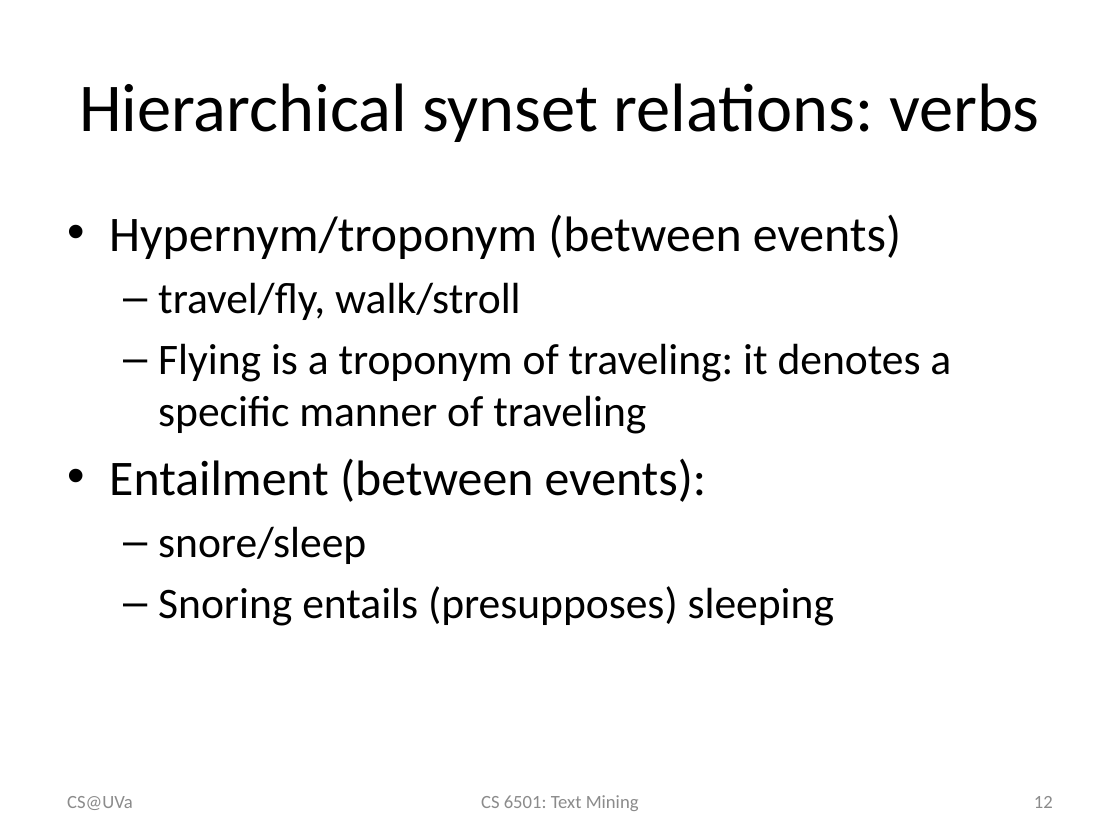
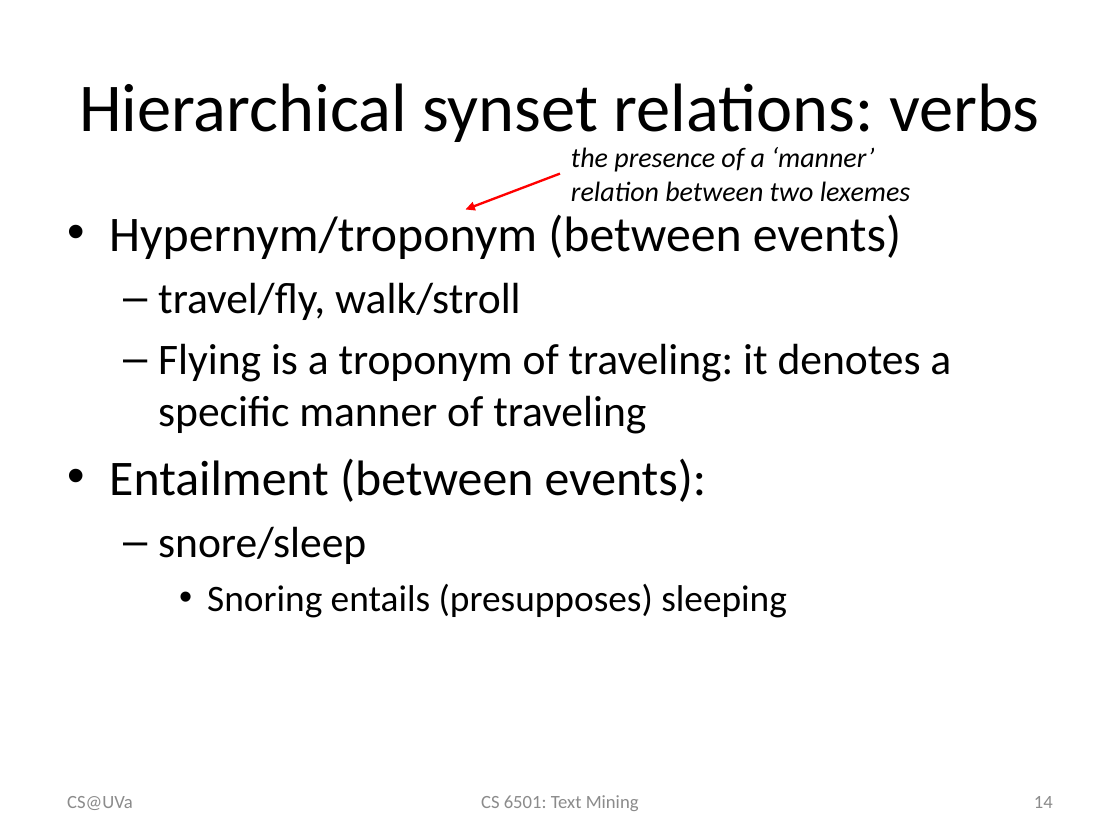
Before and after one commit to wang296/CS6501-Text-Mining, a slide deck: slide 14 of docs/LexicalSemanticsWordSenses.pptx (slide 12 before the commit). Drawn at 1120x840 pixels with LibreOffice and Linux fonts; fonts in the diff are those of the drawing. Boxes give left, top, right and bottom in pixels: in the first picture for what was removed or moved away, otherwise in the second. Text is boxed around its words. In the diff, an @@ line names an element or a change of style, - is before the commit and + after.

```diff
--- a/docs/LexicalSemanticsWordSenses.pptx
+++ b/docs/LexicalSemanticsWordSenses.pptx
@@ text added at box(571, 147, 911, 202), 18 pt, text #000000, italic @@
+the presence of a ‘manner’ relation between two lexemes
@@ arrow added from (560, 174) to (466, 209), #FF0000 1.5 pt @@
@@ text at box(207, 584, 787, 618): size 28 to 24 pt in "Snoring entails (presupposes) sleeping"; bullet – to •; list level 2 to 3 in "Snoring entails (presupposes) sleeping" @@
@@ page number at box(1034, 796, 1053, 808): text changed @@
-12
+14
```
Also in this commit, not shown: 12 other slides changed, 8 slides added, 5 other files.
